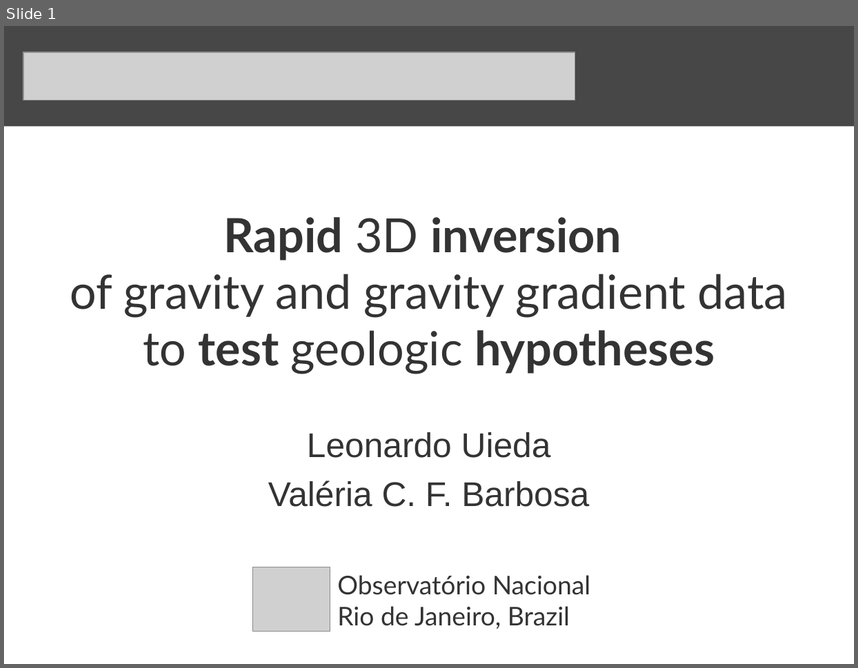
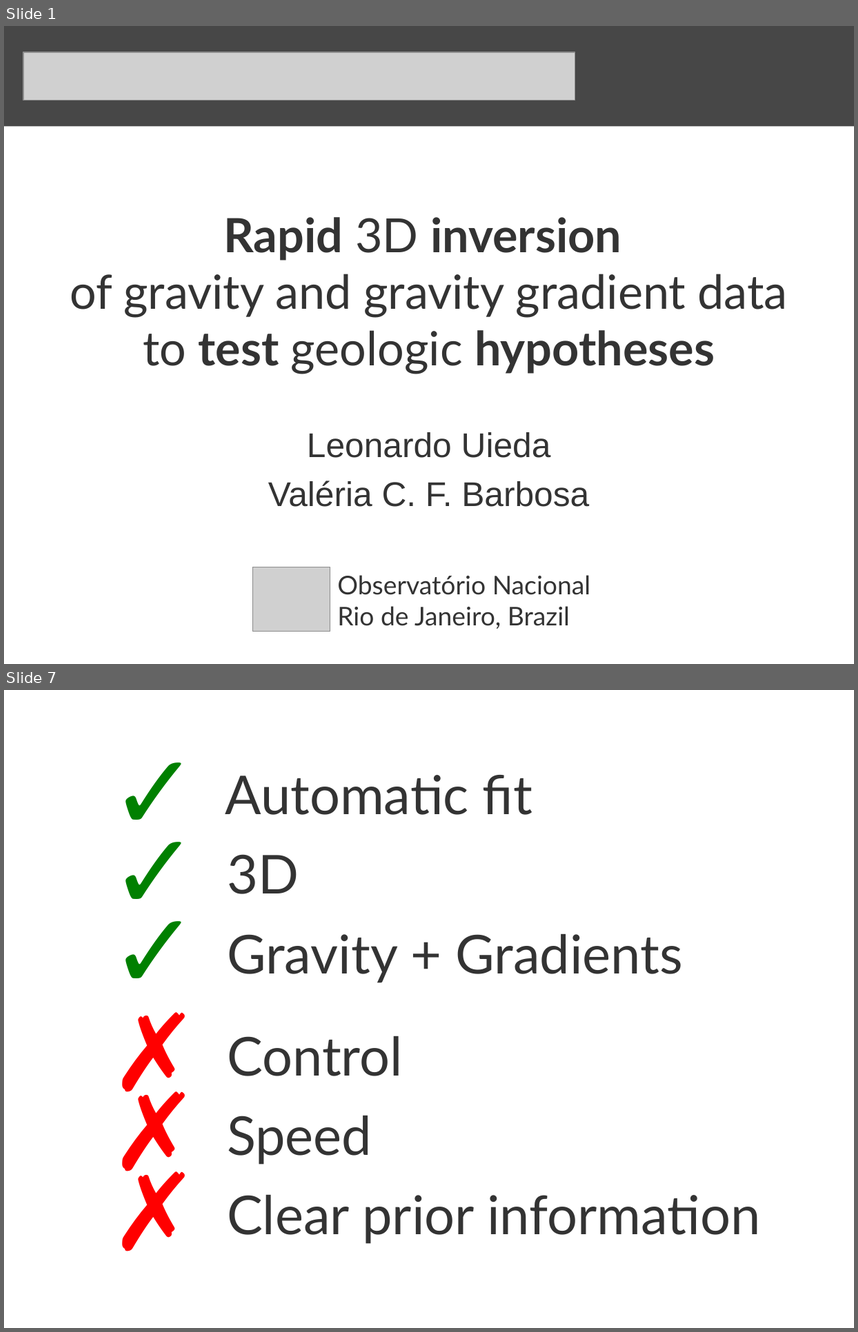
Before and after one commit to leouieda/gghs2012, a slide deck: presentation/uieda_barbosa_iag2012.odp. Shown one above the other, each under a label of ours: slide 1 before the commit, slides 1 and 7 after it; the slides between them are not shown. The pictures are 858x668 and 858x1332 pixels, drawn with LibreOffice and Linux fonts; fonts in the diff are those of the drawing; grey boxes stand for pictures; background and template pictures are left out. Boxes give left, top, right and bottom in pixels: in the first picture for what was removed or moved away, otherwise in the second. Text is boxed around its words. In the diff, an @@ line names an element or a change of style, - is before the commit and + after.

```diff
--- a/presentation/uieda_barbosa_iag2012.odp
+++ b/presentation/uieda_barbosa_iag2012.odp
@@ slide 7 added at [4, 690, 854, 1328], background picture (left out) @@
@@ text added at [225, 775, 683, 983], 50 pt, text #333333 @@
+✓ Automatic fit
+✓ 3D
+✓ Gravity + Gradients
@@ text added at [227, 1036, 761, 1244], 50 pt, text #333333 @@
+✗ Control
+✗ Speed
+✗ Clear prior information
```
Also in this commit, not shown: 6 other slides added, 2 slides removed, 4 other files.
